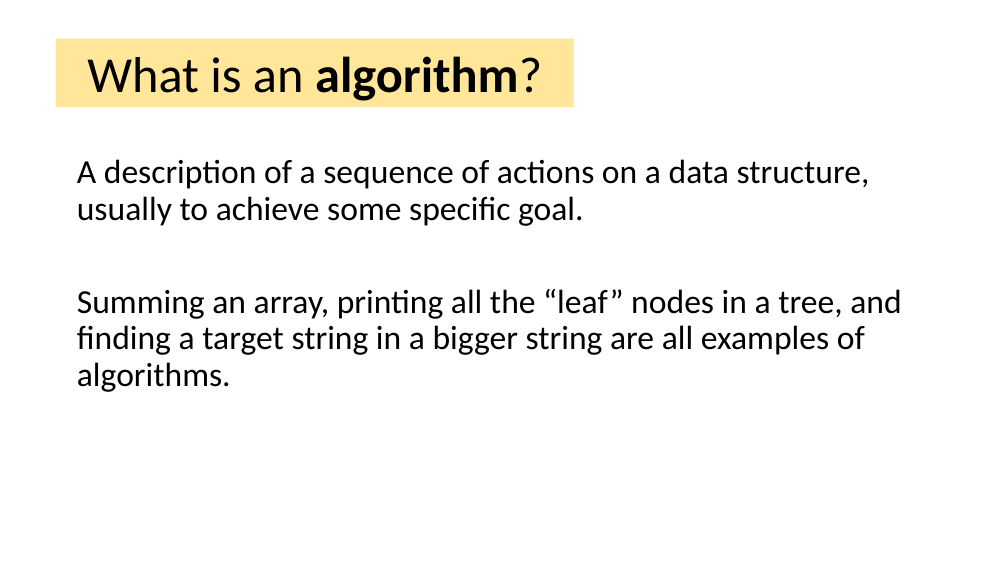
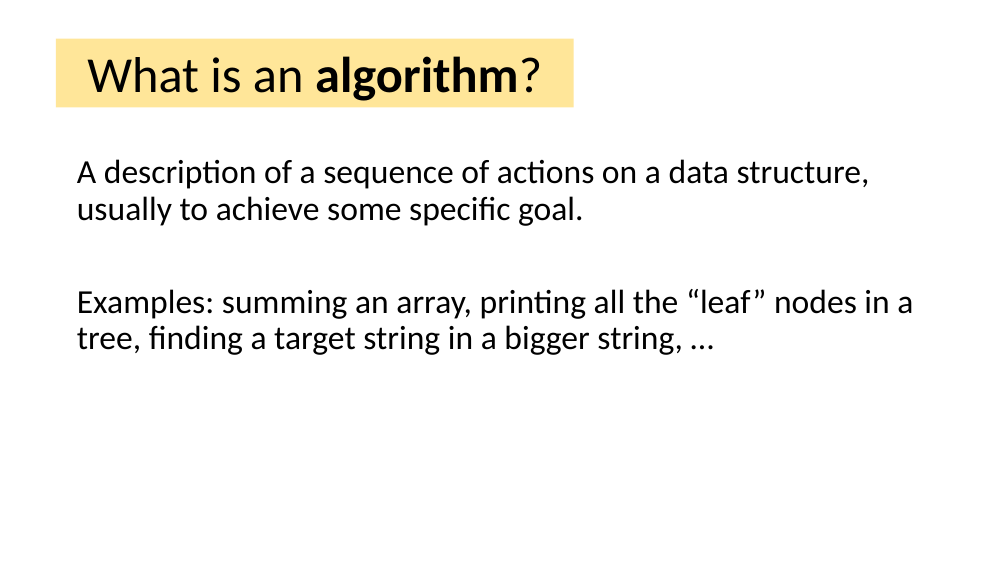
Before and after one commit to tjd1234/cmpt225fall2023, a slide deck: slide 8 of lecture_notes/week1/week1_intro.pptx (slide 7 before the commit). Drawn at 1008x567 pixels with LibreOffice and Linux fonts; fonts in the diff are those of the drawing. Boxes give left, top, right and bottom in pixels: in the first picture for what was removed or moved away, otherwise in the second. Text is boxed around its words. In the diff, an @@ line names an element or a change of style, - is before the commit and + after.

```diff
--- a/lecture_notes/week1/week1_intro.pptx
+++ b/lecture_notes/week1/week1_intro.pptx
@@ text at [77, 289, 913, 355]: text changed @@
-Summing an array, printing all the “leaf” nodes in a tree, and finding a target string in a bigger string are all examples of algorithms.
+Examples: summing an array, printing all the “leaf” nodes in a tree, finding a target string in a bigger string, …
```
Also in this commit, not shown: 8 other slides changed, 2 slides added, 1 slide removed, 1 other file.
